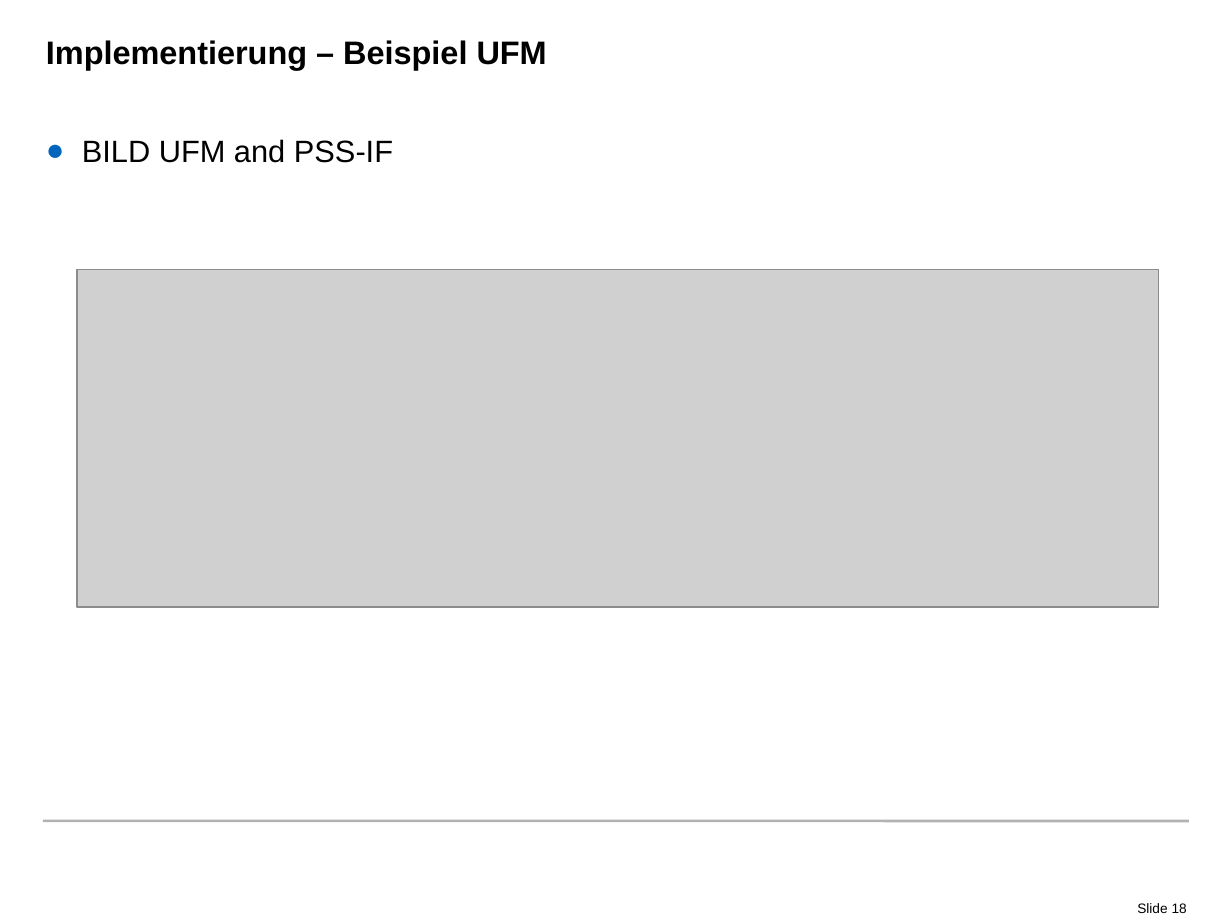
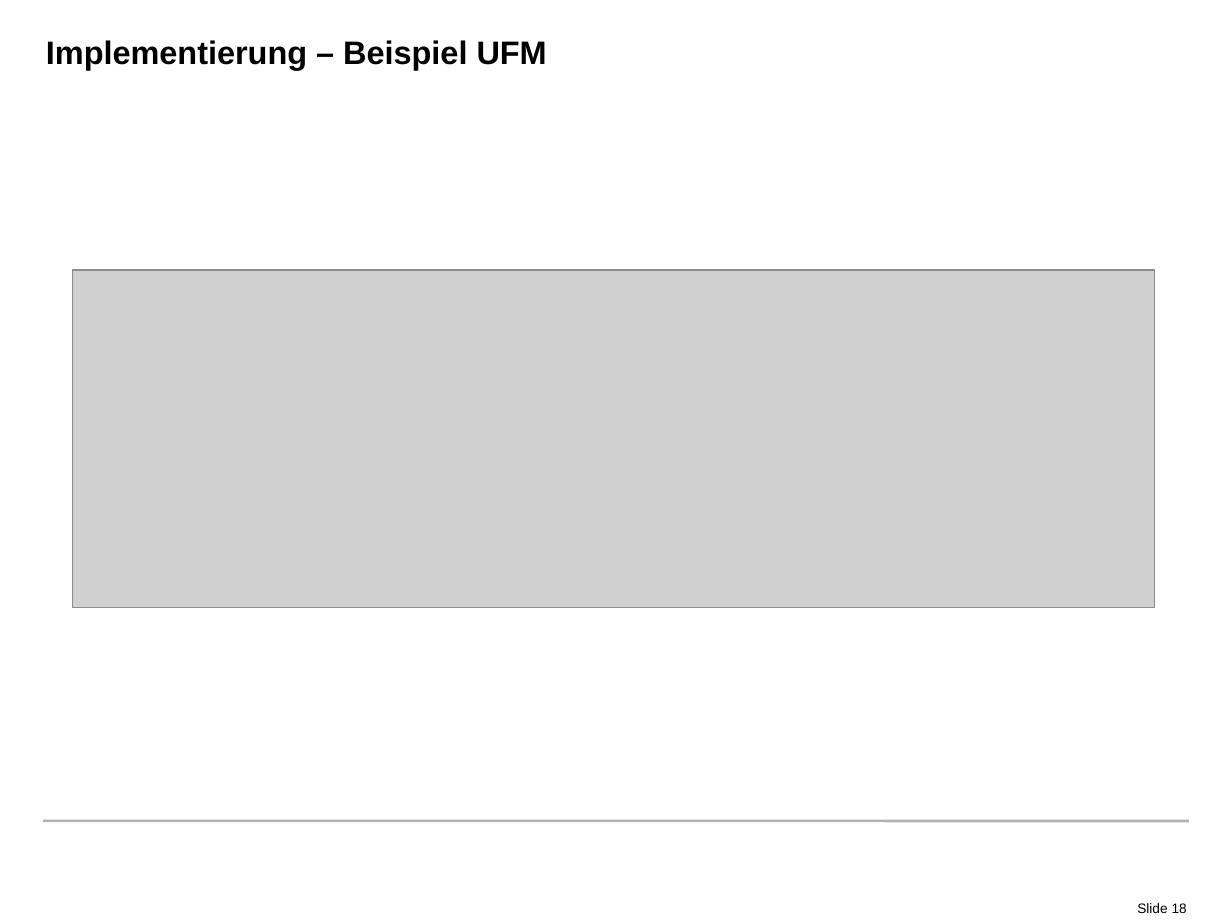
Before and after one commit to radke-tum/idp, a slide deck: slide 18 of pssif/doc/PSSIF.pptx. Drawn at 1232x924 pixels with LibreOffice and Linux fonts; fonts in the diff are those of the drawing; grey boxes stand for pictures; background and template pictures are left out. Boxes give left, top, right and bottom in pixels: in the first picture for what was removed or moved away, otherwise in the second. Text is boxed around its words. In the diff, an @@ line names an element or a change of style, - is before the commit and + after.

```diff
--- a/pssif/doc/PSSIF.pptx
+++ b/pssif/doc/PSSIF.pptx
@@ text removed at [82, 139, 393, 163] @@
-● BILD UFM and PSS-IF
@@ picture: place and size @@
-picture at [76, 270, 1158, 607]
+picture at [73, 270, 1154, 607]
```
Also in this commit, not shown: 1 other slide changed, 3 slides added, 2 slides removed, 1 other file.
